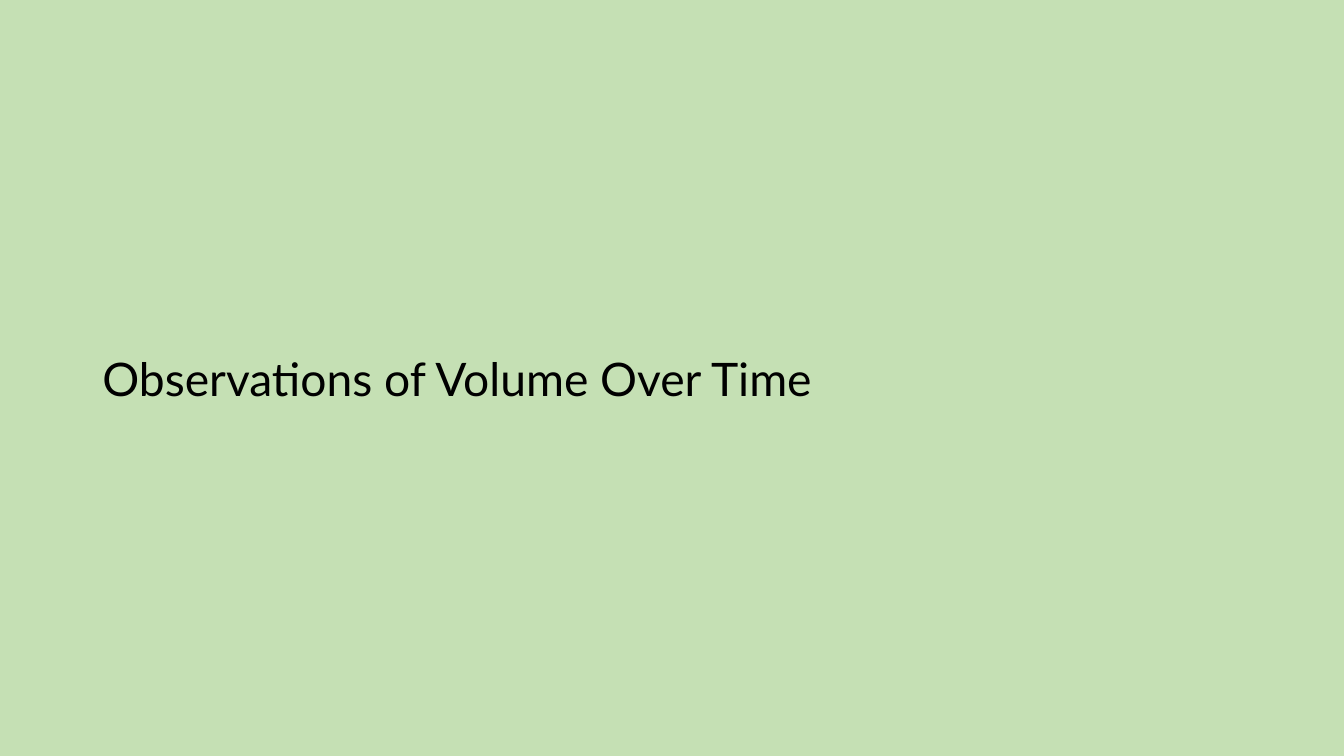
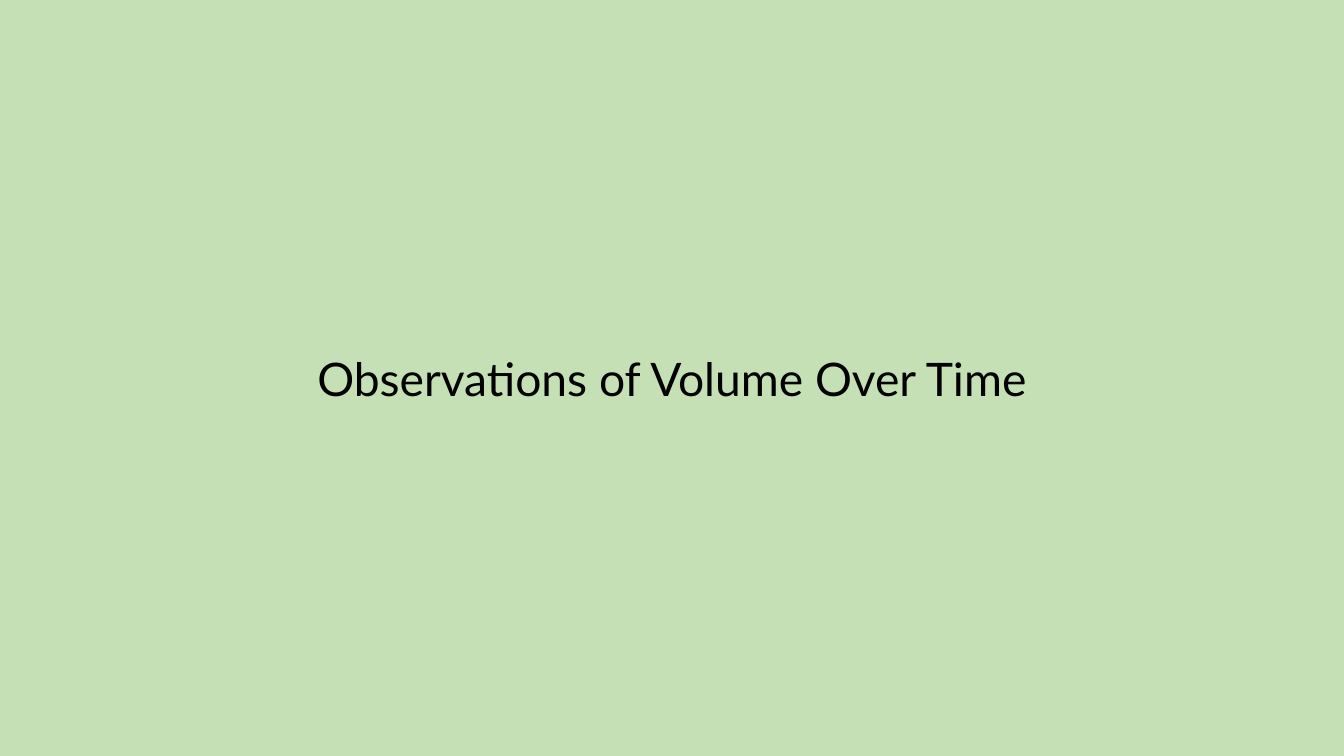
Before and after one commit to jason-heller/CMPJ_ProductionLine, a slide deck: slide 7 of CSI Data Analytics Bootcamp Capstone.pptx (slide 8 before the commit). Drawn at 1344x756 pixels with LibreOffice and Linux fonts; fonts in the diff are those of the drawing. Boxes give left, top, right and bottom in pixels: in the first picture for what was removed or moved away, otherwise in the second. Text is boxed around its words. In the diff, an @@ line names an element or a change of style, - is before the commit and + after.

```diff
--- a/CSI Data Analytics Bootcamp Capstone.pptx
+++ b/CSI Data Analytics Bootcamp Capstone.pptx
@@ text "Observations of Volume Over Time" at (317, 362, 1027, 397): alignment left to centre @@
```
Also in this commit, not shown: 2 other slides changed, 7 slides added, 8 slides removed, 5 other files.
